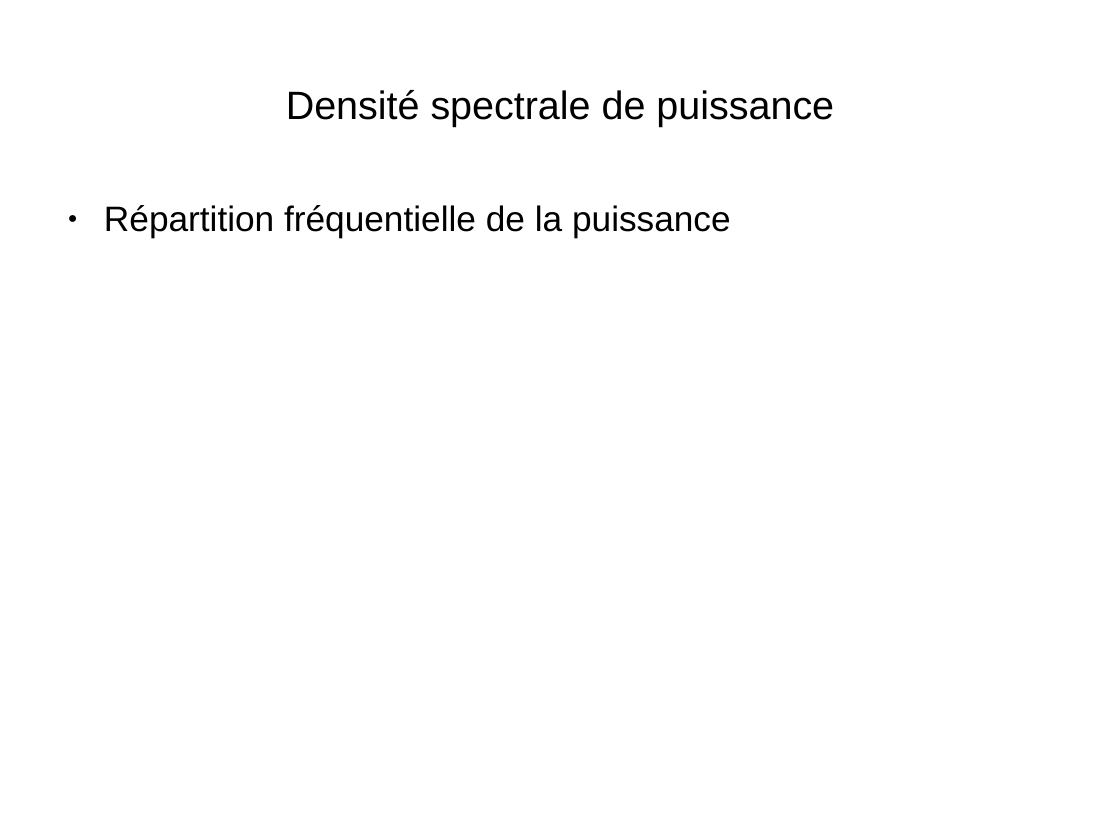
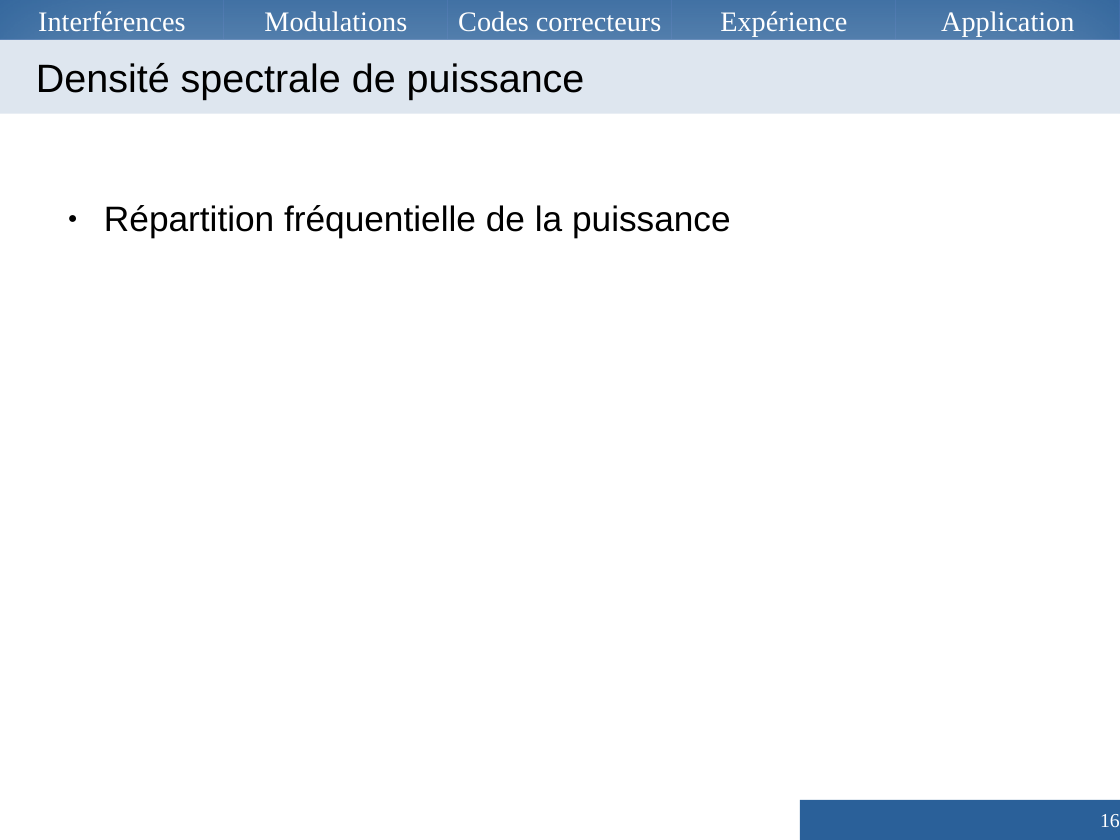
Before and after one commit to Vzrod/tipe, a slide deck: slide 16 of TIPE.odp. Drawn at 1120x840 pixels with LibreOffice and Linux fonts; fonts in the diff are those of the drawing. Boxes give left, top, right and bottom in pixels: in the first picture for what was removed or moved away, otherwise in the second. Text is boxed around its words. In the diff, an @@ line names an element or a change of style, - is before the commit and + after.

```diff
--- a/TIPE.odp
+++ b/TIPE.odp
@@ rectangle added at <box>0,0,224,40</box>, fill #2A6099, outline #3465A4 0 pt, 20 pt, text #FFFFFF @@
+Interférences
@@ rectangle added at <box>224,0,447,40</box>, fill #2A6099, outline #3465A4 0 pt, 20 pt, text #FFFFFF @@
+Modulations
@@ rectangle added at <box>448,0,672,40</box>, fill #2A6099, outline #3465A4 0 pt, 20 pt, text #FFFFFF @@
+Codes correcteurs
@@ rectangle added at <box>672,0,895,40</box>, fill #2A6099, outline #3465A4 0 pt, 20 pt, text #FFFFFF @@
+Expérience
@@ rectangle added at <box>896,0,1120,40</box>, fill #2A6099, outline #3465A4 0 pt, 20 pt, text #FFFFFF @@
+Application
@@ title "Densité spectrale de puissance": place and size @@
-title "Densité spectrale de puissance" at <box>286,90,834,127</box>
+title "Densité spectrale de puissance" at <box>0,40,1120,114</box>
@@ title "Densité spectrale de puissance" at <box>0,40,1120,114</box>: alignment centre to left; indent changed; fill none to #DEE6EF; shadow on @@
@@ page number added at <box>800,800,1120,839</box>, fill #2A6099, 14 pt, text #FFFFFF @@
+16
```
Also in this commit, not shown: 21 other slides changed, 2 slides added, 2 slides removed, 7 other files.
